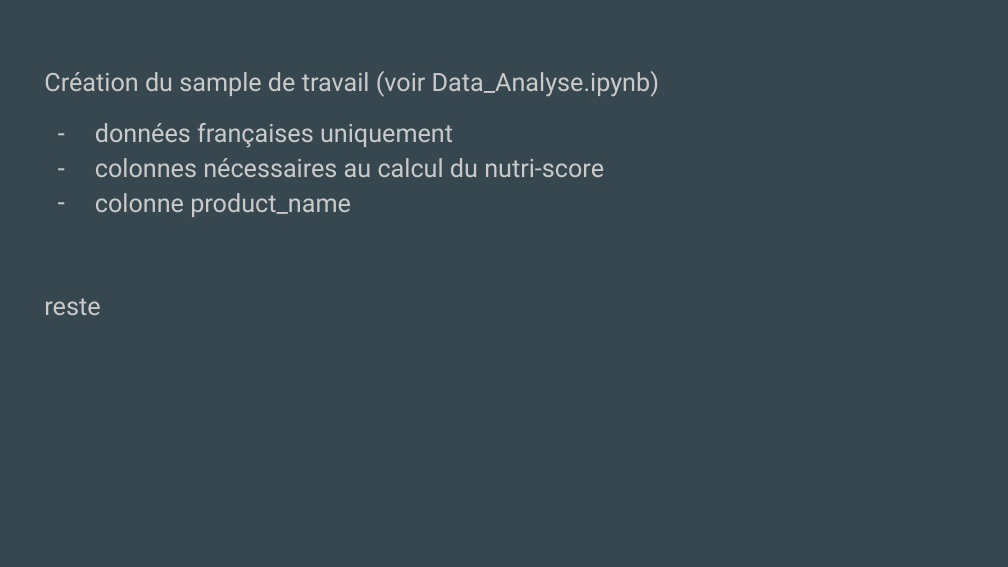
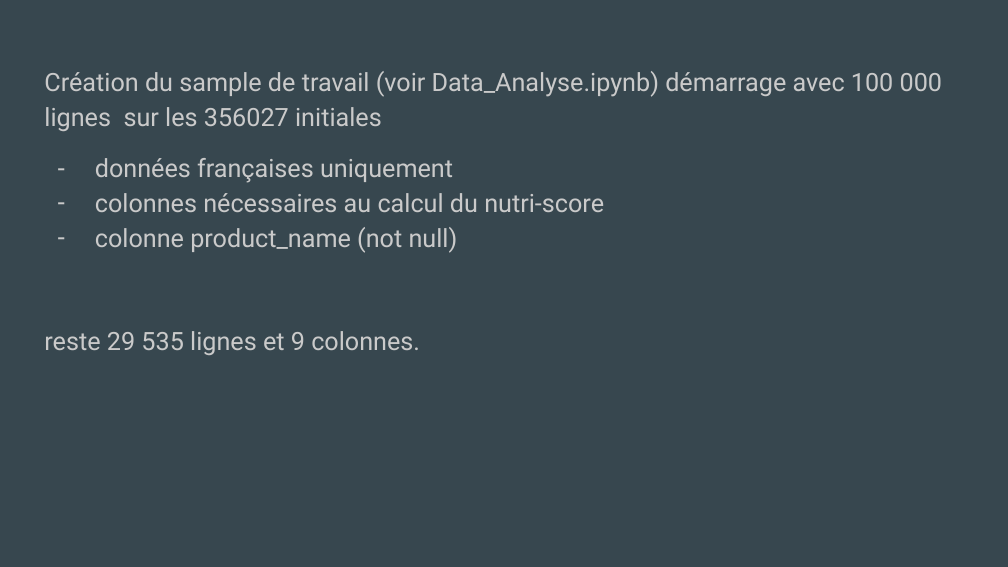
Before and after one commit to MarieDeSmedt/FoodFlix, a slide deck: slide 9 of FOODFLIX.pptx. Drawn at 1008x567 pixels with LibreOffice and Linux fonts; fonts in the diff are those of the drawing. Boxes give left, top, right and bottom in pixels: in the first picture for what was removed or moved away, otherwise in the second. Text is boxed around its words. In the diff, an @@ line names an element or a change of style, - is before the commit and + after.

Commit message:
upload ppt

```diff
--- a/FOODFLIX.pptx
+++ b/FOODFLIX.pptx
@@ text at (44, 71, 942, 131): text changed @@
-Création du sample de travail (voir Data_Analyse.ipynb)
+Création du sample de travail (voir Data_Analyse.ipynb) démarrage avec 100 000 lignes sur les 356027 initiales
@@ text at (44, 227, 458, 355): text changed @@
-– colonne product_name
-reste
+– colonne product_name (not null)
+reste 29 535 lignes et 9 colonnes.
```
Also in this commit, not shown: 2 other slides changed.
